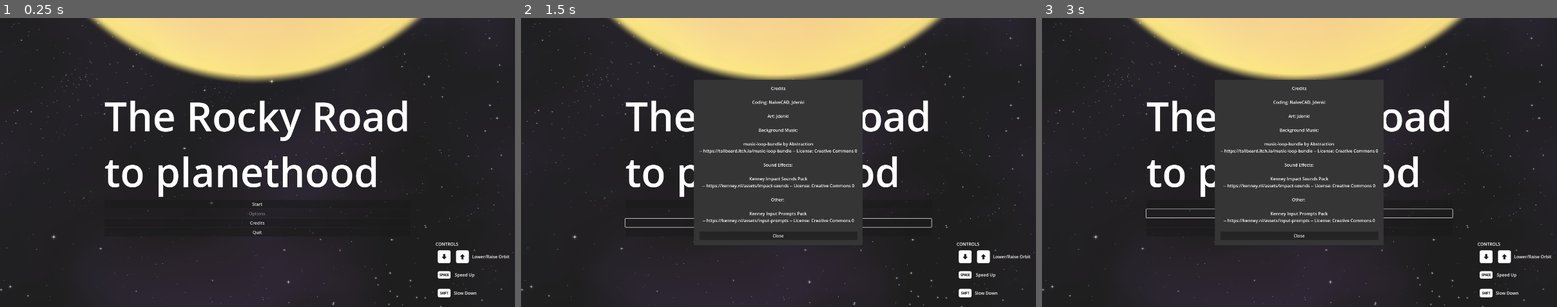
Above: before the commit, frames 1-3 (left to right).
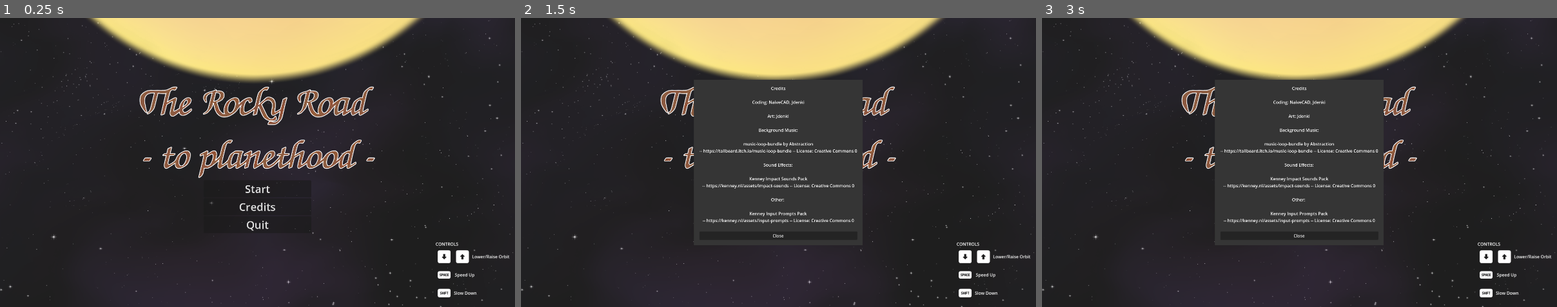
Above: after the commit, the same moments.

Repository: Aroweeri/gmtk2025
Game: Godot game, scene res://scenes/MainMenu.tscn
The game is run twice, just before and just after one commit, with the same random seed, the same clock (stepped at 60 frames per second) and the same inputs.
Inputs:
- Up to frame 1 (0.25 s): no input
- Up to frame 2 (1.5 s): click "Credits" at 0.5 s; click "Start" at 1.25 s
- Up to frame 3 (3 s): click "Start" at 2 s; hold Up (ui_up) from 2.78 s (still down); hold Shift (slow) from 2.78 s (still down)

The runs differ from the first frame. In frame 1, 7.5% of the frame differs, in the area x 20-80%, y 23-76%; in frame 2, 2.8%; in frame 3, 2.7%.

Commit message:
Add title screen logo, tweak font sizes on buttons.

Diff:
--- a/scenes/GameOver.tscn
+++ b/scenes/GameOver.tscn
@@ -32,14 +32,17 @@
 
 [node name="RestartButton" type="Button" parent="CenterContainer/VBoxContainer"]
 layout_mode = 2
+theme_override_font_sizes/font_size = 40
 text = "Restart"
 
 [node name="QuitButton" type="Button" parent="CenterContainer/VBoxContainer"]
 layout_mode = 2
+theme_override_font_sizes/font_size = 40
 text = "Return to Main Menu"
 
 [node name="Button" type="Button" parent="CenterContainer/VBoxContainer"]
 layout_mode = 2
+theme_override_font_sizes/font_size = 40
 text = "Quit"
 
 [node name="TextureRect" type="TextureRect" parent="."]
--- a/scenes/MainMenu.tscn
+++ b/scenes/MainMenu.tscn
@@ -1,8 +1,9 @@
-[gd_scene load_steps=8 format=3 uid="uid://401dukv06l6f"]
+[gd_scene load_steps=9 format=3 uid="uid://401dukv06l6f"]
 
 [ext_resource type="Script" uid="uid://dar3mxenb0yy5" path="res://scripts/main_menu.gd" id="1_2wh52"]
 [ext_resource type="Script" uid="uid://de4yeop2ks4dn" path="res://scenes/credits.gd" id="2_l72w3"]
 [ext_resource type="Texture2D" uid="uid://dwrufhrusf85g" path="res://assets/Space.png" id="2_ow34m"]
+[ext_resource type="Texture2D" uid="uid://bnbcemgql0u21" path="res://assets/Rocky_Road.png" id="2_ucygd"]
 [ext_resource type="Texture2D" uid="uid://chw70u2c8siwq" path="res://assets/Sun.png" id="3_l72w3"]
 [ext_resource type="AudioStream" uid="uid://bq6q3nuu6en2n" path="res://assets/Ludum Dare 30 - 07.ogg" id="4_ow34m"]
 [ext_resource type="PackedScene" uid="uid://dll3jkyyw6d4k" path="res://controlsWidget.tscn" id="6_826wr"]
@@ -21,36 +22,53 @@
 
 [node name="CenterContainer" type="CenterContainer" parent="."]
 layout_mode = 1
-anchors_preset = 15
-anchor_right = 1.0
-anchor_bottom = 1.0
+anchors_preset = 8
+anchor_left = 0.5
+anchor_top = 0.5
+anchor_right = 0.5
+anchor_bottom = 0.5
+offset_left = -2000.0
+offset_top = -1107.0
+offset_right = 2000.0
+offset_bottom = 893.0
 grow_horizontal = 2
 grow_vertical = 2
 
-[node name="VBoxContainer" type="VBoxContainer" parent="CenterContainer"]
+[node name="TextureRect3" type="TextureRect" parent="CenterContainer"]
+custom_minimum_size = Vector2(1000, 1000)
 layout_mode = 2
+texture = ExtResource("2_ucygd")
+expand_mode = 1
+stretch_mode = 5
 
-[node name="Label" type="Label" parent="CenterContainer/VBoxContainer"]
+[node name="VBoxContainer" type="VBoxContainer" parent="."]
+custom_minimum_size = Vector2(400, 0)
+layout_mode = 1
+anchors_preset = 8
+anchor_left = 0.5
+anchor_top = 0.5
+anchor_right = 0.5
+anchor_bottom = 0.5
+offset_left = -100.0
+offset_top = 97.0
+offset_right = 100.0
+offset_bottom = 233.0
+grow_horizontal = 2
+grow_vertical = 2
+
+[node name="StartButton" type="Button" parent="VBoxContainer"]
 layout_mode = 2
-theme_override_font_sizes/font_size = 150
-text = "The Rocky Road
-to planethood"
-
-[node name="StartButton" type="Button" parent="CenterContainer/VBoxContainer"]
-layout_mode = 2
+theme_override_font_sizes/font_size = 40
 text = "Start"
 
-[node name="OptionsButton" type="Button" parent="CenterContainer/VBoxContainer"]
+[node name="CreditsButton" type="Button" parent="VBoxContainer"]
 layout_mode = 2
-disabled = true
-text = "Options"
-
-[node name="CreditsButton" type="Button" parent="CenterContainer/VBoxContainer"]
-layout_mode = 2
+theme_override_font_sizes/font_size = 40
 text = "Credits"
 
-[node name="QuitButton" type="Button" parent="CenterContainer/VBoxContainer"]
+[node name="QuitButton" type="Button" parent="VBoxContainer"]
 layout_mode = 2
+theme_override_font_sizes/font_size = 40
 text = "Quit"
 
 [node name="TextureRect" type="TextureRect" parent="."]
@@ -126,8 +144,7 @@
 offset_right = 0.0
 grow_horizontal = 0
 
-[connection signal="pressed" from="CenterContainer/VBoxContainer/StartButton" to="." method="_on_start_button_pressed"]
-[connection signal="pressed" from="CenterContainer/VBoxContainer/OptionsButton" to="." method="_on_options_button_pressed"]
-[connection signal="pressed" from="CenterContainer/VBoxContainer/CreditsButton" to="." method="_on_credits_button_pressed"]
-[connection signal="pressed" from="CenterContainer/VBoxContainer/QuitButton" to="." method="_on_quit_button_pressed"]
+[connection signal="pressed" from="VBoxContainer/StartButton" to="." method="_on_start_button_pressed"]
+[connection signal="pressed" from="VBoxContainer/CreditsButton" to="." method="_on_credits_button_pressed"]
+[connection signal="pressed" from="VBoxContainer/QuitButton" to="." method="_on_quit_button_pressed"]
 [connection signal="pressed" from="Credits/PanelContainer/MarginContainer/VBoxContainer/CloseCredits" to="." method="_on_close_credits_pressed"]
--- a/scenes/Win.tscn
+++ b/scenes/Win.tscn
@@ -32,14 +32,17 @@
 
 [node name="RestartButton" type="Button" parent="CenterContainer/VBoxContainer"]
 layout_mode = 2
+theme_override_font_sizes/font_size = 40
 text = "Restart"
 
 [node name="QuitButton" type="Button" parent="CenterContainer/VBoxContainer"]
 layout_mode = 2
+theme_override_font_sizes/font_size = 40
 text = "Return to Main Menu"
 
 [node name="Button" type="Button" parent="CenterContainer/VBoxContainer"]
 layout_mode = 2
+theme_override_font_sizes/font_size = 40
 text = "Quit"
 
 [node name="TextureRect" type="TextureRect" parent="."]
Binary file added: assets/Rocky_Road.png
Not shown, added: assets/Rocky_Road.png.import
Not shown: 1 places in scenes/GameOver.tscn that only renumber resources
